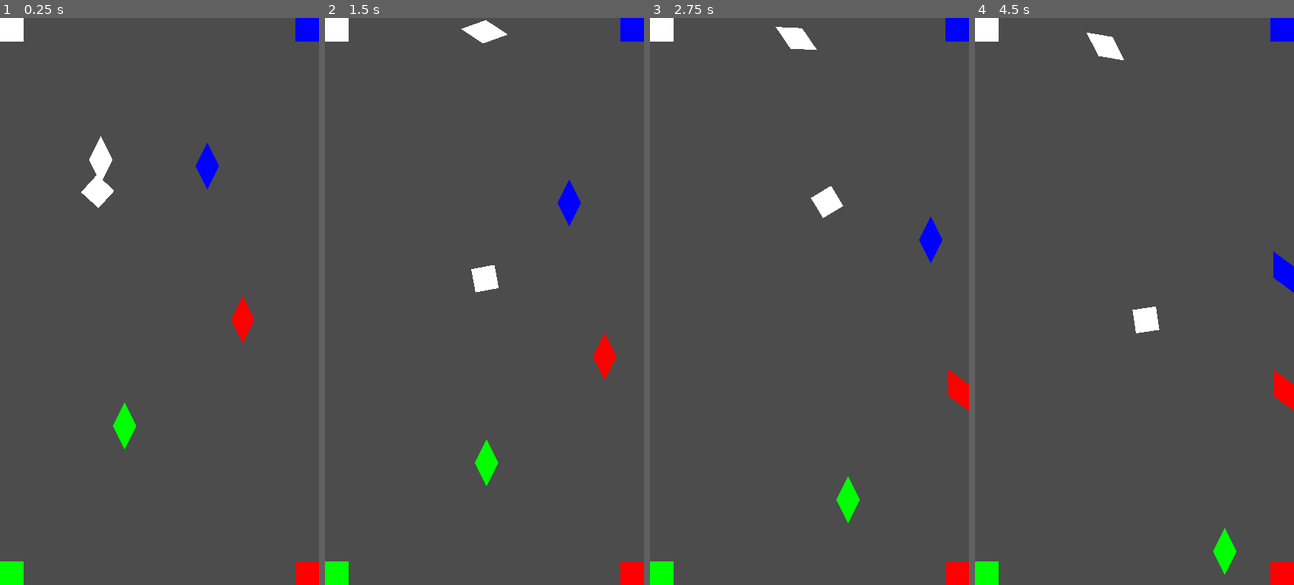
Above: before the commit, frames 1-4 (left to right).
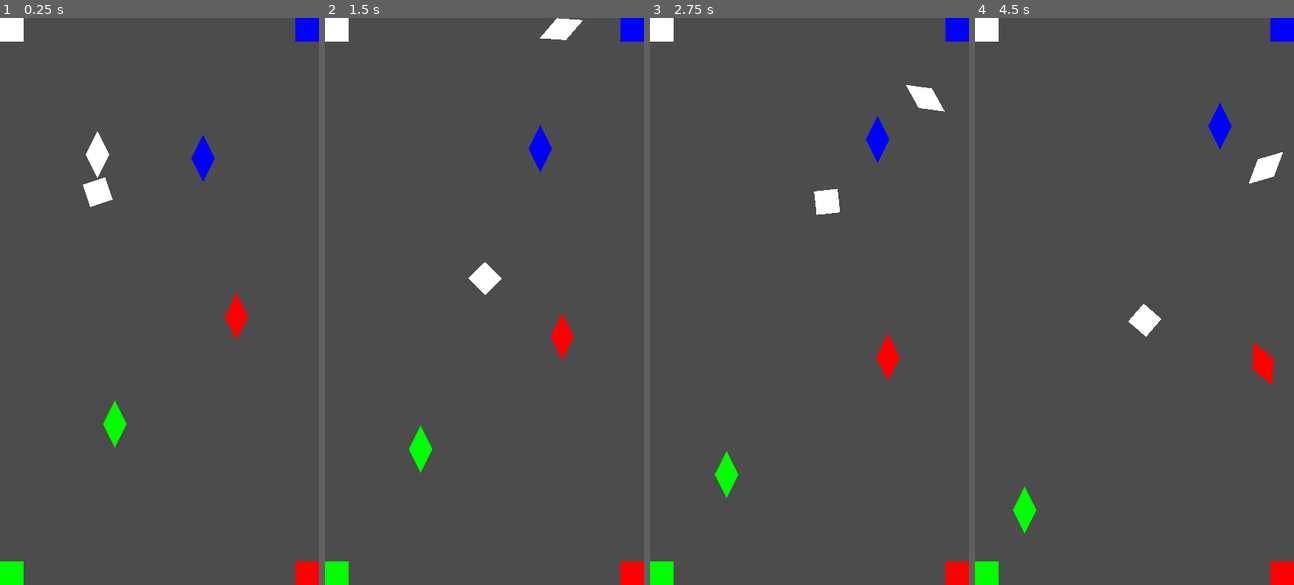
Above: after the commit, the same moments.

Repository: Kiel97/easy-jam-8bits-to-infinity
Game: Godot game, scene res://Game.tscn
Two runs of this game, one before a commit and one after it. Both use one fixed random seed, a clock stepped at 60 frames per second and the inputs below.
Inputs (mouse positions are in pixels of both pictures, inside the frame that each line leads up to):
- Up to frame 1 (0.25 s): no input
- Up to frame 2 (1.5 s): move the mouse to (554, 273) at 0.52 s; move the mouse to (420, 329) at 1.27 s
- Up to frame 3 (2.75 s): move the mouse to (841, 176) at 2.02 s
- Up to frame 4 (4.5 s): move the mouse to (1118, 414) at 2.77 s; move the mouse to (1230, 386) at 3.52 s; move the mouse to (1038, 216) at 4.27 s

The runs differ from the first frame. In frame 1, 1.2% of the frame differs, in the area x 25-80%, y 20-77%; in frame 2, 2.6%, in the area x 26-92%, y 0-83%; in frame 3, 2.5%; in frame 4, 2.6%.

Commit message:
Make shards collide with each other. Randomize dormant velocity

Diff:
--- a/Game.gd
+++ b/Game.gd
@@ -11,6 +11,7 @@
 onready var accYlabel: Label = $CanvasLayer/ACCValues/Y
 
 func _ready():
+	randomize()
 	accXlabel.visible = OS.get_name() == 'Android' and DEBUG_ACC
 	accYlabel.visible = OS.get_name() == 'Android' and DEBUG_ACC
 
--- a/Game.tscn
+++ b/Game.tscn
@@ -83,26 +83,26 @@
 
 [node name="Shard" parent="." instance=ExtResource( 3 )]
 position = Vector2( 32, 48 )
-collision_mask = 13
+collision_mask = 15
 contacts_reported = 2
 
 [node name="Shard2" parent="." instance=ExtResource( 3 )]
 position = Vector2( 68, 48 )
-collision_mask = 13
+collision_mask = 15
 contacts_reported = 2
 red = false
 green = false
 
 [node name="Shard3" parent="." instance=ExtResource( 3 )]
 position = Vector2( 80, 100 )
-collision_mask = 13
+collision_mask = 15
 contacts_reported = 2
 green = false
 blue = false
 
 [node name="Shard4" parent="." instance=ExtResource( 3 )]
 position = Vector2( 40, 136 )
-collision_mask = 13
+collision_mask = 15
 contacts_reported = 2
 red = false
 blue = false
--- a/Shard.gd
+++ b/Shard.gd
@@ -4,8 +4,12 @@
 export var green: bool = true setget set_green
 export var blue: bool = true setget set_blue
 
-var dormant_velocity: Vector2 = Vector2(10, 10)
+var dormant_velocity: Vector2
 var dormant = true
+
+func _ready():
+	randomize()
+	dormant_velocity = Vector2(rand_range(-10,10), rand_range(-10,10))
 
 func _integrate_forces(_state):
 	if(dormant):
--- a/Shard.tscn
+++ b/Shard.tscn
@@ -9,7 +9,7 @@
 "shard",
 ]]
 collision_layer = 2
-collision_mask = 9
+collision_mask = 15
 physics_material_override = SubResource( 1 )
 contacts_reported = 1
 contact_monitor = true
